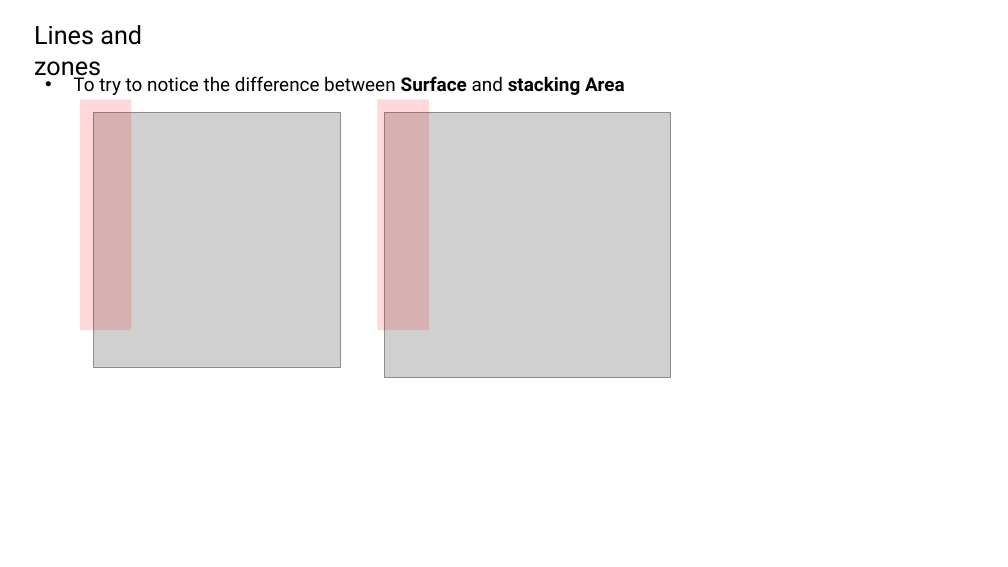
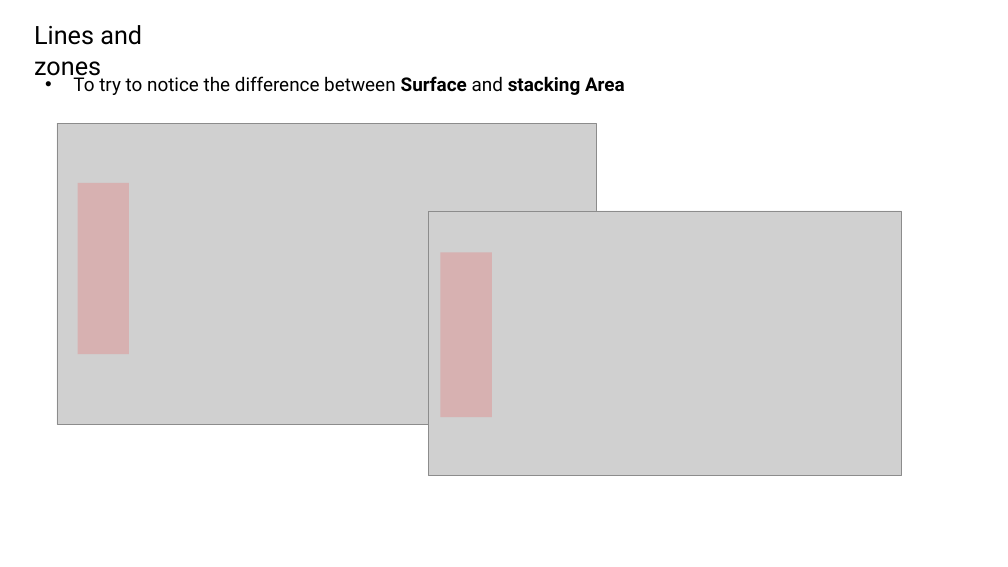
Before and after one commit to bejaouibechir/PowerBI, a slide deck: slide 6 of English/6.Visuals/2.Lines and Area.pptx. Drawn at 1008x567 pixels with LibreOffice and Linux fonts; fonts in the diff are those of the drawing; grey boxes stand for pictures. Boxes give left, top, right and bottom in pixels: in the first picture for what was removed or moved away, otherwise in the second. Text is boxed around its words. In the diff, an @@ line names an element or a change of style, - is before the commit and + after.

```diff
--- a/English/6.Visuals/2.Lines and Area.pptx
+++ b/English/6.Visuals/2.Lines and Area.pptx
@@ picture removed at bbox=[94, 113, 340, 368] @@
@@ picture removed at bbox=[384, 113, 670, 377] @@
@@ picture added at bbox=[57, 123, 596, 425] @@
@@ rectangle: place and size @@
-rectangle at bbox=[80, 99, 132, 330]
+rectangle at bbox=[78, 183, 129, 354]
@@ picture added at bbox=[428, 211, 901, 476] @@
@@ rectangle: place and size @@
-rectangle at bbox=[377, 99, 429, 330]
+rectangle at bbox=[441, 253, 492, 417]
```
Also in this commit, not shown: 4 other slides changed, 2 slides added, 1 slide removed, 15 other files.
